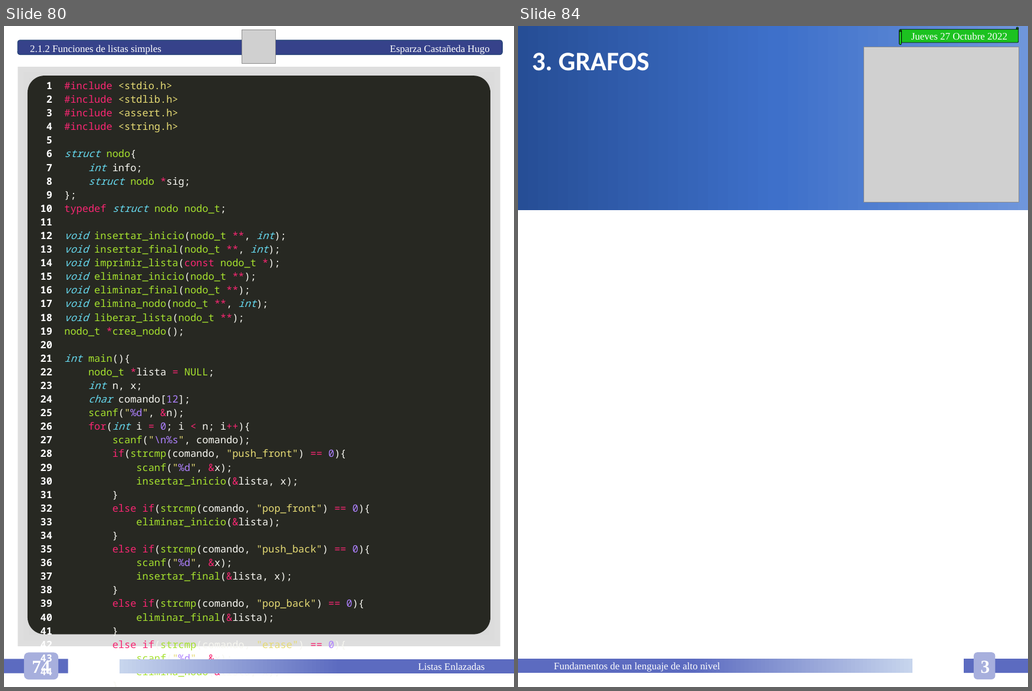
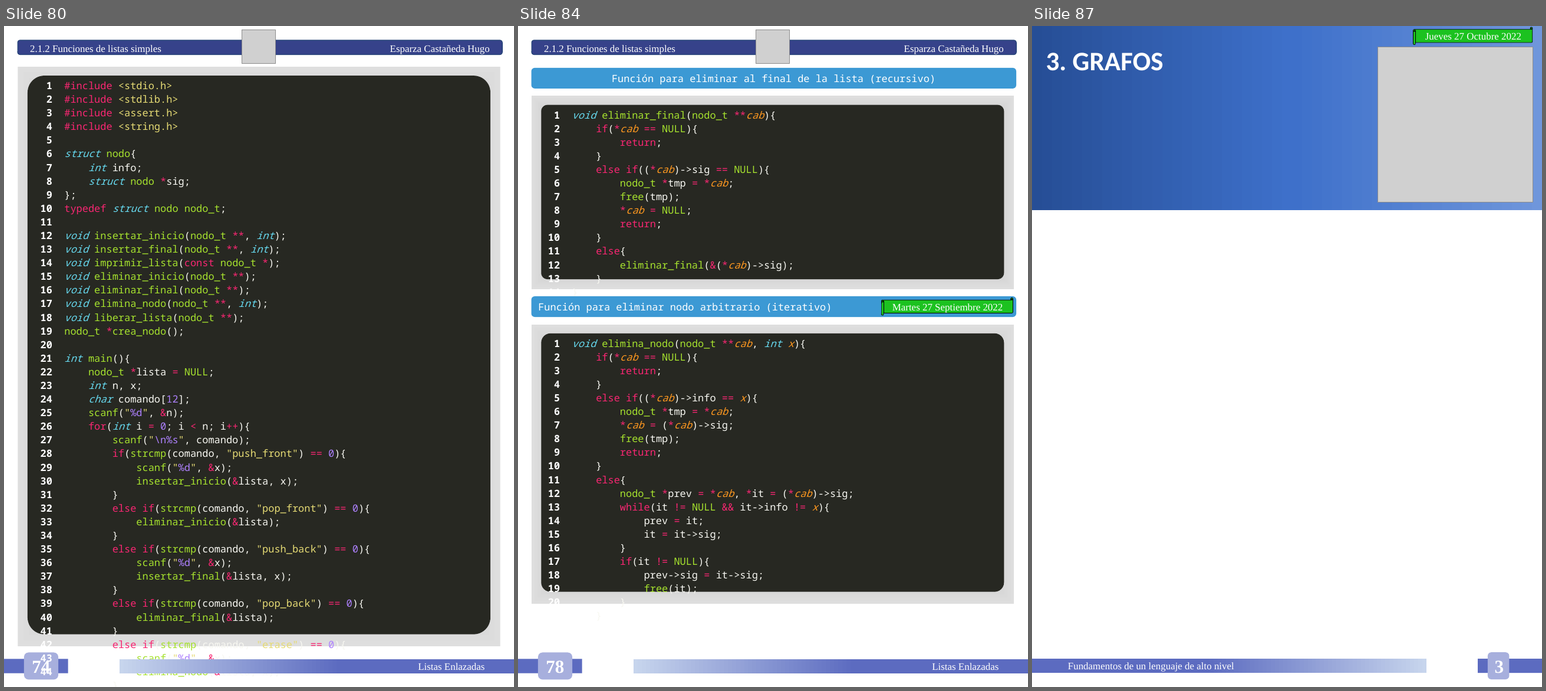
Before and after one commit to HugoEsparzaC/Libreta-Estructuras-II, a slide deck: Libreta Estructuras de Datos II.pptx. Shown side by side, each under a label of ours: slides 80 and 84 before the commit, slides 80, 84 and 87 after it; the slides between them are not shown. The pictures are 1032x691 and 1546x691 pixels, drawn with LibreOffice and Linux fonts; fonts in the diff are those of the drawing; grey boxes stand for pictures. Boxes give left, top, right and bottom in pixels: in the first picture for what was removed or moved away, otherwise in the second. Text is boxed around its words. In the diff, an @@ line names an element or a change of style, - is before the commit and + after.

```diff
--- a/Libreta Estructuras de Datos II.pptx
+++ b/Libreta Estructuras de Datos II.pptx
@@ slide 84 added at bbox=[518, 26, 1028, 687], background #FFFFFF @@
@@ rounded rectangle added at bbox=[532, 40, 1017, 55], fill #36428A, outline #28457A 1 pt, 12 pt, text #FFFFFF @@
+2.1.2 Funciones de listas simples Esparza Castañeda Hugo
@@ picture added at bbox=[756, 30, 790, 63] @@
@@ rounded rectangle added at bbox=[531, 68, 1017, 89], fill #3C99D4, 12 pt, text #FFFFFF @@
+Función para eliminar al final de la lista (recursivo)
@@ rectangle added at bbox=[531, 96, 1014, 289], fill gradient #7B7B7B to #BCBCBC to #DEDEDE to #FFFFFF @@
@@ rounded rectangle added at bbox=[542, 104, 1004, 279], fill #272822 @@
@@ table added at bbox=[542, 104, 1004, 301], 1 rows, 2 columns @@
+1 / 2 / 3 / 4 / 5 / 6 / 7 / 8 / 9 / 10 / 11 / 12 / 13 / 14 | void eliminar_final(nodo_t **cab){ / if(*cab == NULL){ / return; / } / else if((*cab)->sig == NULL){ / nodo_t *tmp = *cab; / free(tmp); / *cab = NULL; / return; / } / else{ / eliminar_final(&(*cab)->sig); / } / }
@@ rounded rectangle added at bbox=[531, 296, 1017, 317], fill #3C99D4, 12 pt, text #FFFFFF @@
+Función para eliminar nodo arbitrario (iterativo)
@@ horizontal scroll added at bbox=[882, 297, 1014, 315], fill #1CC220, outline #000000 0.5 pt, 12 pt, text #FFFFFF @@
+Martes 27 Septiembre 2022
@@ rectangle added at bbox=[531, 325, 1014, 604], fill gradient #7B7B7B to #BCBCBC to #DEDEDE to #FFFFFF @@
@@ rounded rectangle added at bbox=[542, 333, 1004, 592], fill #272822 @@
@@ table added at bbox=[542, 333, 1004, 611], 1 rows, 2 columns @@
+1 / 2 / 3 / 4 / 5 / 6 / 7 / 8 / 9 / 10 / 11 / 12 / 13 / 14 / 15 / 16 / 17 / 18 / 19 / 20 / 21 | void elimina_nodo(nodo_t **cab, int x){ / if(*cab == NULL){ / return; / } / else if((*cab)->info == x){ / nodo_t *tmp = *cab; / *cab = (*cab)->sig; / free(tmp); / return; / } / else{ / nodo_t *prev = *cab, *it = (*cab)->sig; / while(it != NULL && it->info != x){ / prev = it; / it = it->sig; / } / if(it != NULL){ / prev->sig = it->sig; / free(it); / } / }
@@ rectangle added at bbox=[518, 658, 582, 673], fill #5C6BC0 @@
@@ rounded rectangle added at bbox=[538, 652, 572, 679], fill #A7AFDD, 22 pt, text #FFFFFF, bold @@
+78
@@ rectangle added at bbox=[634, 659, 1028, 673], fill gradient #5C6BC0 to #C7D5ED, 12 pt, text #FFFFFF @@
+Listas Enlazadas
@@ what was slide 84 is now slide 87 @@
```
Also in this commit, not shown: 5 slides changed, 2 other slides added, 1 other file.
